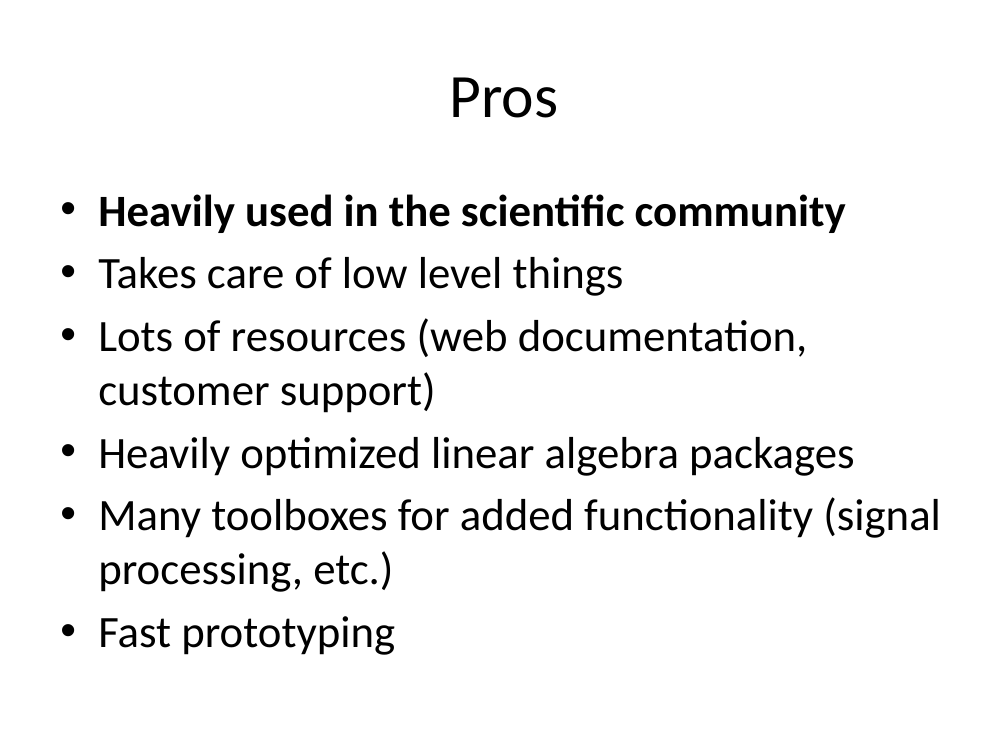
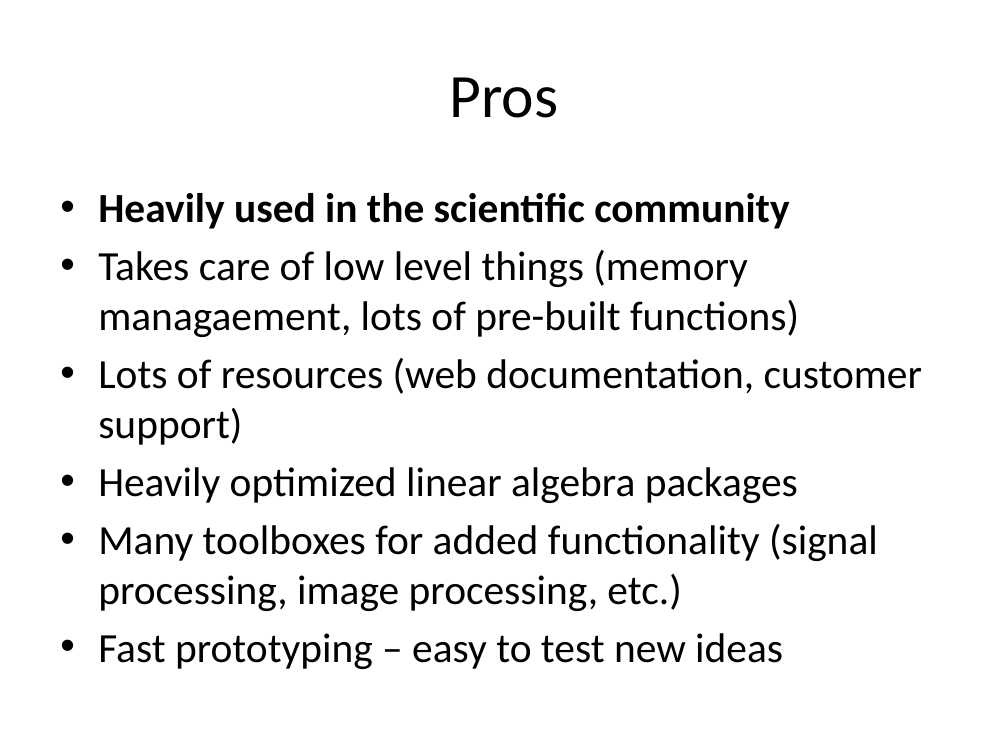
Before and after one commit to emilyps14/9.07-Matlab-Tutorial, a slide deck: slide 4 of Why Matlab.pptx. Drawn at 1008x756 pixels with LibreOffice and Linux fonts; fonts in the diff are those of the drawing. Boxes give left, top, right and bottom in pixels: in the first picture for what was removed or moved away, otherwise in the second. Text is boxed around its words. In the diff, an @@ line names an element or a change of style, - is before the commit and + after.

Commit message:
Update pros and cons

```diff
--- a/Why Matlab.pptx
+++ b/Why Matlab.pptx
@@ text at <box>98,193,923,503</box>: size 32 to 29.6 pt in "Heavily used in the scientific community", "Lots of resources (web documentation, customer support)", "Heavily optimized linear algebra packages" @@
@@ text at <box>98,250,799,337</box>: text changed; size 32 to 29.6 pt @@
-• Takes care of low level things
+• Takes care of low level things (memory managaement, lots of pre-built functions)
@@ text at <box>98,524,878,669</box>: text changed; size 32 to 29.6 pt @@
-• Many toolboxes for added functionality (signal processing, etc.)
-• Fast prototyping
+• Many toolboxes for added functionality (signal processing, image processing, etc.)
+• Fast prototyping – easy to test new ideas
```
Also in this commit, not shown: 1 other slide changed.
